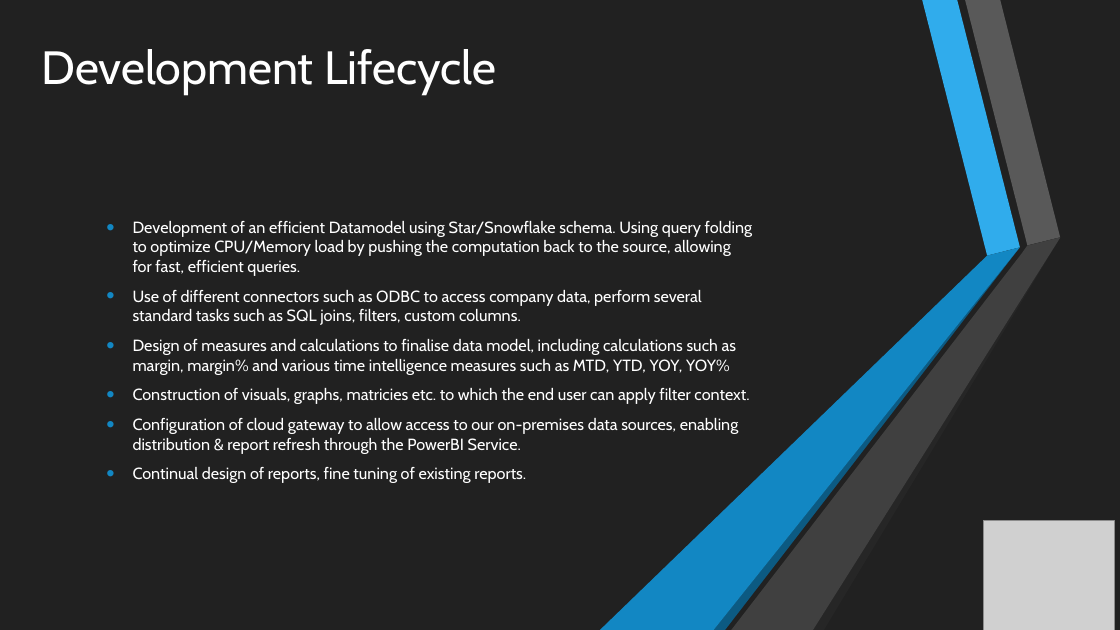
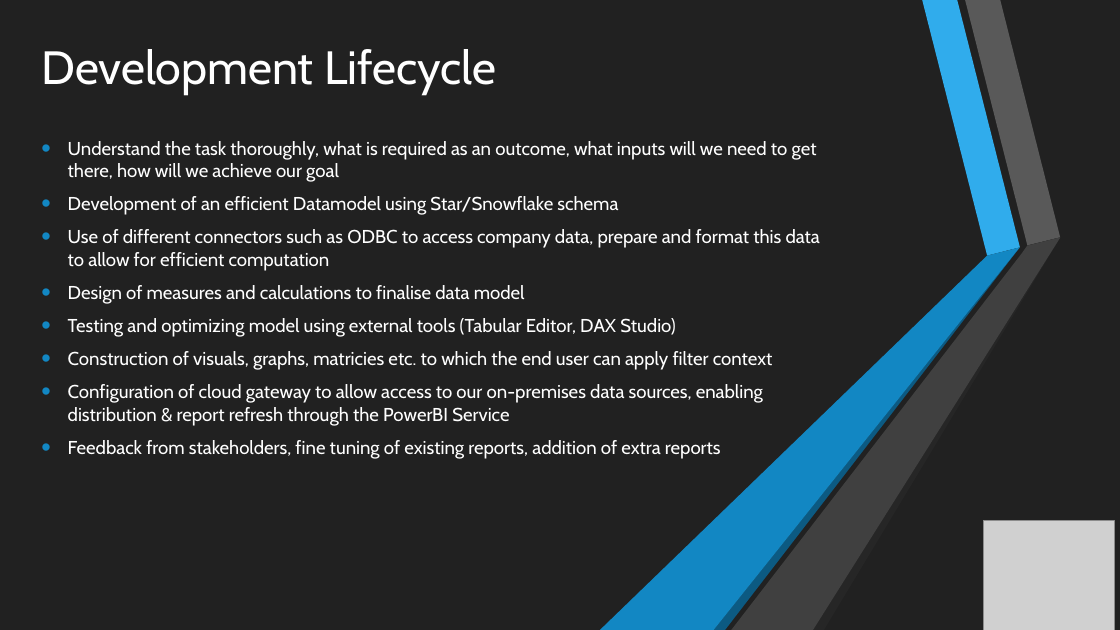
Before and after one commit to Alkrad94/JLR, a slide deck: slide 3 of JLR Interview Presentation.pptx. Drawn at 1120x630 pixels with LibreOffice and Linux fonts; fonts in the diff are those of the drawing; grey boxes stand for pictures. Boxes give left, top, right and bottom in pixels: in the first picture for what was removed or moved away, otherwise in the second. Text is boxed around its words. In the diff, an @@ line names an element or a change of style, - is before the commit and + after.

Commit message:
remodel
added extra

```diff
--- a/JLR Interview Presentation.pptx
+++ b/JLR Interview Presentation.pptx
@@ text at (68, 141, 820, 459): text changed; size 13.9 to 16 pt @@
-• Development of an efficient Datamodel using Star/Snowflake schema. Using query folding to optimize CPU/Memory load by pushing the computation back to the source, allowing for fast, efficient queries.
-• Use of different connectors such as ODBC to access company data, perform several standard tasks such as SQL joins, filters, custom columns.
-• Design of measures and calculations to finalise data model, including calculations such as margin, margin% and various time intelligence measures such as MTD, YTD, YOY, YOY%
-• Construction of visuals, graphs, matricies etc. to which the end user can apply filter context.
-• Configuration of cloud gateway to allow access to our on-premises data sources, enabling distribution & report refresh through the PowerBI Service.
-• Continual design of reports, fine tuning of existing reports.
+• Understand the task thoroughly, what is required as an outcome, what inputs will we need to get there, how will we achieve our goal
+• Development of an efficient Datamodel using Star/Snowflake schema
+• Use of different connectors such as ODBC to access company data, prepare and format this data to allow for efficient computation
+• Design of measures and calculations to finalise data model
+• Testing and optimizing model using external tools (Tabular Editor, DAX Studio)
+• Construction of visuals, graphs, matricies etc. to which the end user can apply filter context
+• Configuration of cloud gateway to allow access to our on-premises data sources, enabling distribution & report refresh through the PowerBI Service
+• Feedback from stakeholders, fine tuning of existing reports, addition of extra reports
```
Also in this commit, not shown: 3 other slides changed, 1 slide removed, 1 other file.
